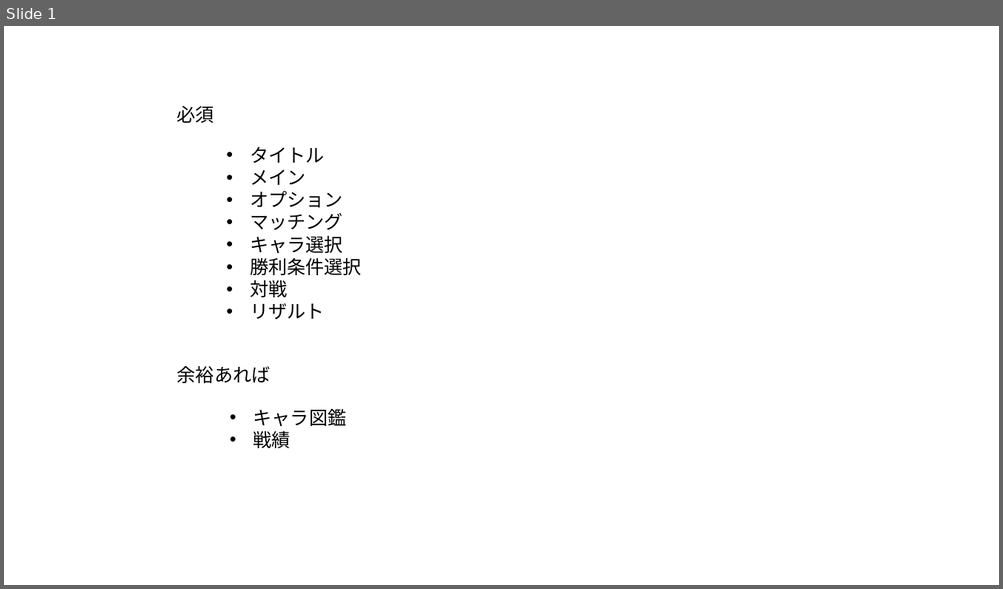
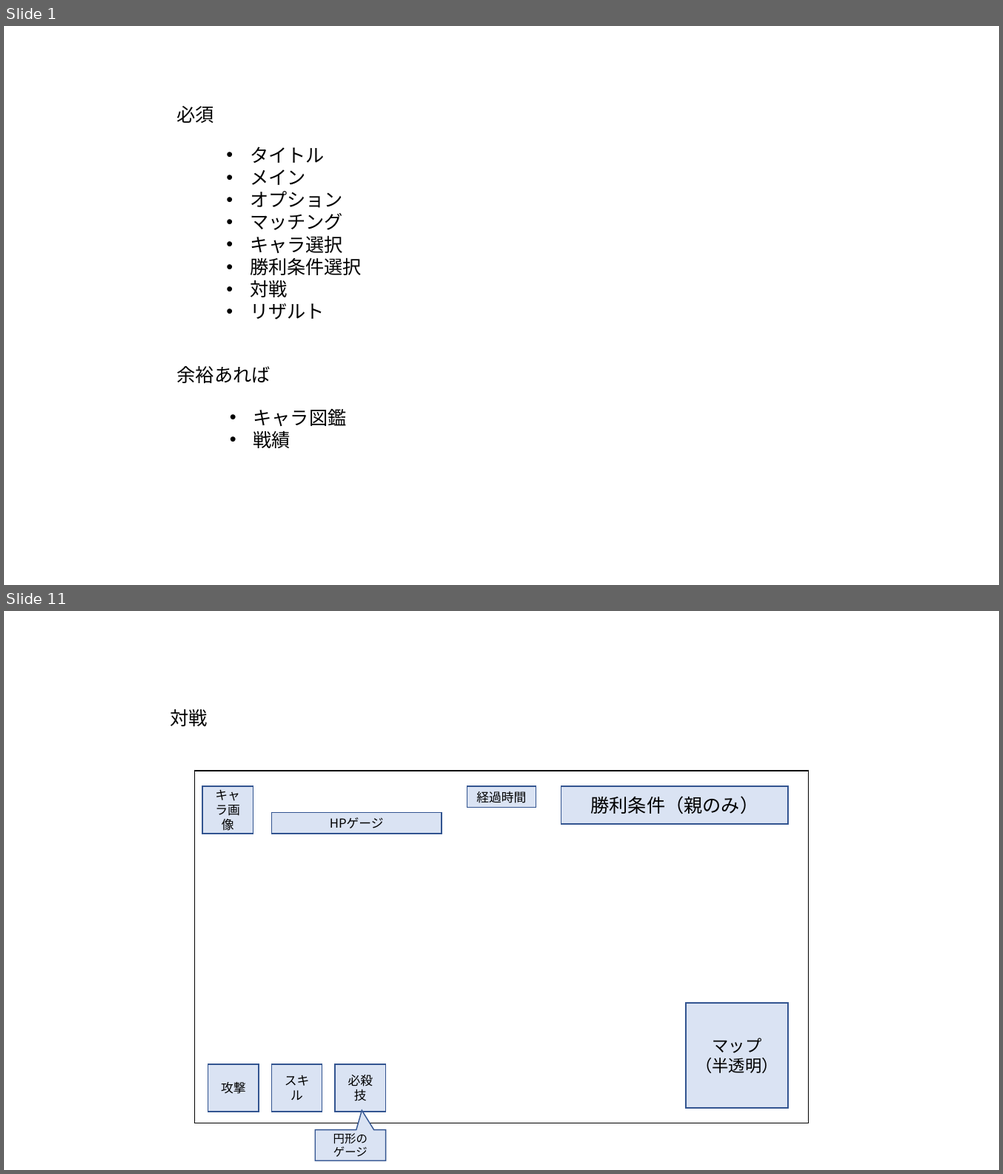
Before and after one commit to soushi1116/Employment, a slide deck: 仕様書/シーン.pptx. Shown one above the other, each under a label of ours: slide 1 before the commit, slides 1 and 11 after it; the slides between them are not shown. The pictures are 1003x589 and 1003x1174 pixels, drawn with LibreOffice and Linux fonts; fonts in the diff are those of the drawing. Boxes give left, top, right and bottom in pixels: in the first picture for what was removed or moved away, otherwise in the second. Text is boxed around its words. In the diff, an @@ line names an element or a change of style, - is before the commit and + after.

```diff
--- a/仕様書/シーン.pptx
+++ b/仕様書/シーン.pptx
@@ slide 11 added at (4,611,999,1170), background #FFFFFF @@
@@ text added at (170,709,208,726), 18 pt, text #000000 @@
+対戦
@@ rectangle added at (195,771,808,1124), outline #000000 1 pt @@
@@ rectangle added at (202,786,253,834), fill #DAE3F3, outline #325491 1 pt, 12 pt, text #000000 @@
+キャラ画像
@@ rectangle added at (467,786,536,808), fill #DAE3F3, outline #325491 1 pt, 12 pt, text #000000 @@
+経過時間
@@ rectangle added at (561,786,788,824), fill #DAE3F3, outline #325491 1 pt, 18 pt, text #000000 @@
+勝利条件（親のみ）
@@ rectangle added at (272,812,442,834), fill #DAE3F3, outline #325491 1 pt, 12 pt, text #000000 @@
+HPゲージ
@@ rectangle added at (686,1003,788,1109), fill #DAE3F3, outline #325491 1 pt, 16 pt, text #000000 @@
+マップ
+（半透明）
@@ rectangle added at (208,1065,259,1113), fill #DAE3F3, outline #325491 1 pt, 12 pt, text #000000 @@
+攻撃
@@ rectangle added at (272,1065,323,1113), fill #DAE3F3, outline #325491 1 pt, 12 pt, text #000000 @@
+スキル
@@ rectangle added at (336,1065,386,1113), fill #DAE3F3, outline #325491 1 pt, 12 pt, text #000000 @@
+必殺技
@@ speech box added at (315,1130,386,1161), fill #DAE3F3, outline #325491 1 pt, 11 pt, text #000000 @@
+円形のゲージ
```
Also in this commit, not shown: 7 slides changed, 5 other slides added, 1 slide removed, 2 other files.
